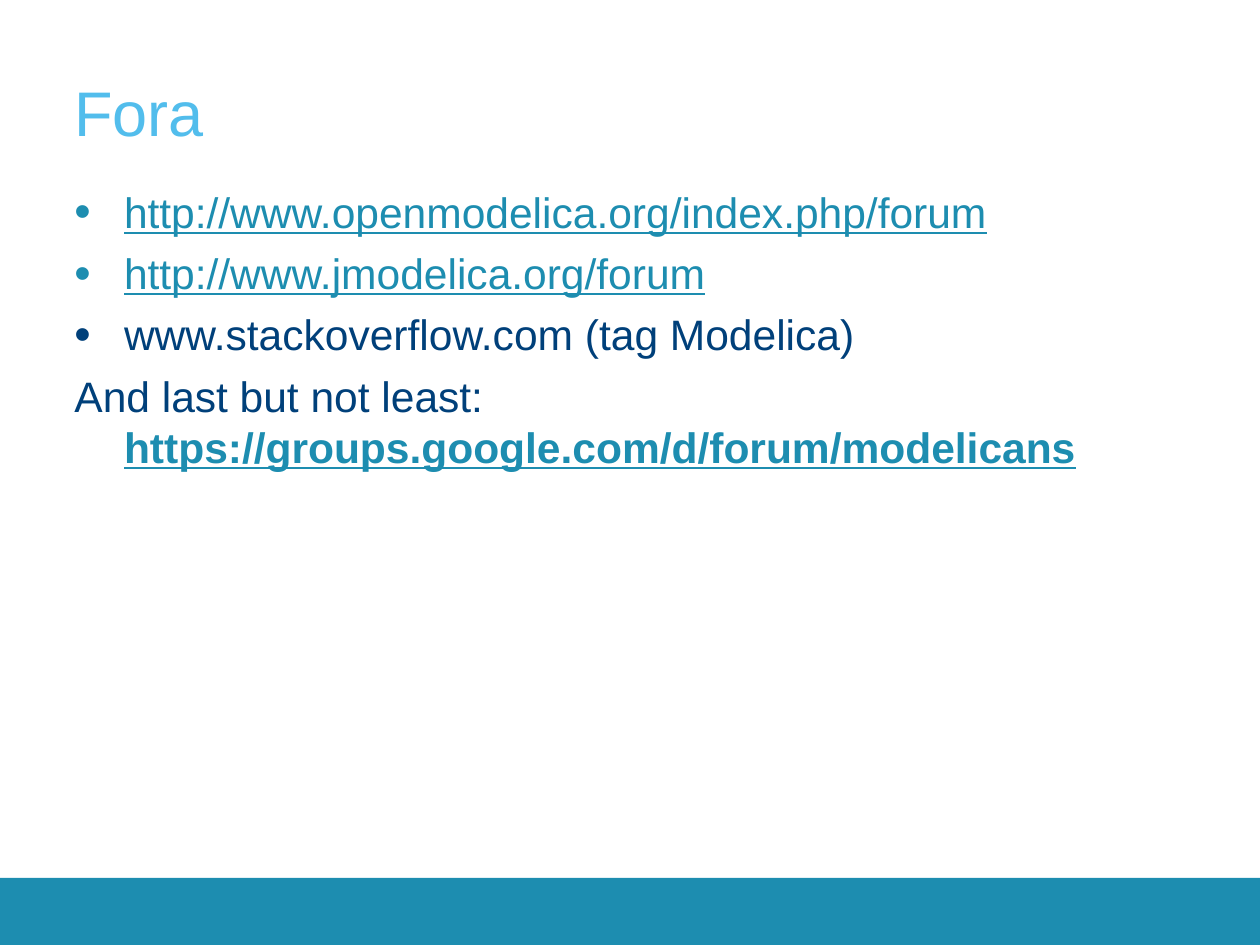
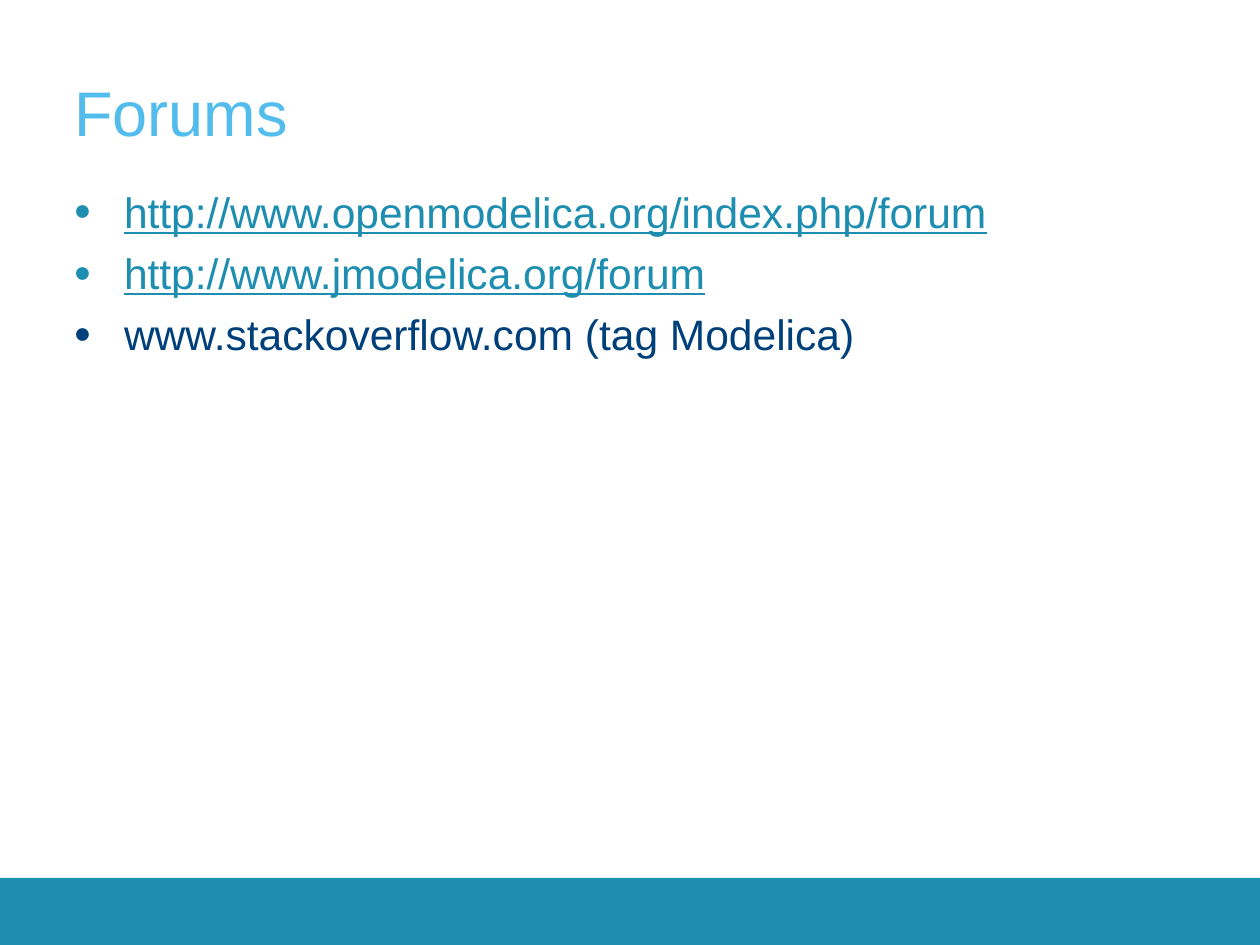
Before and after one commit to aswathnaray/__CrashCourse__, a slide deck: slide 36 of 2017-2018/Presentations/CrashCourse_2016.pptx (slide 34 before the commit). Drawn at 1260x945 pixels with LibreOffice and Linux fonts; fonts in the diff are those of the drawing; background and template pictures are left out. Boxes give left, top, right and bottom in pixels: in the first picture for what was removed or moved away, otherwise in the second. Text is boxed around its words. In the diff, an @@ line names an element or a change of style, - is before the commit and + after.

```diff
--- a/2017-2018/Presentations/CrashCourse_2016.pptx
+++ b/2017-2018/Presentations/CrashCourse_2016.pptx
@@ title at <box>74,92,287,137</box>: text changed @@
-Fora
+Forums
@@ text at <box>74,381,1075,471</box>: paragraph removed @@
-And last but not least: https://groups.google.com/d/forum/modelicans
```
Also in this commit, not shown: 14 other slides changed, 14 slides added, 10 slides removed.
